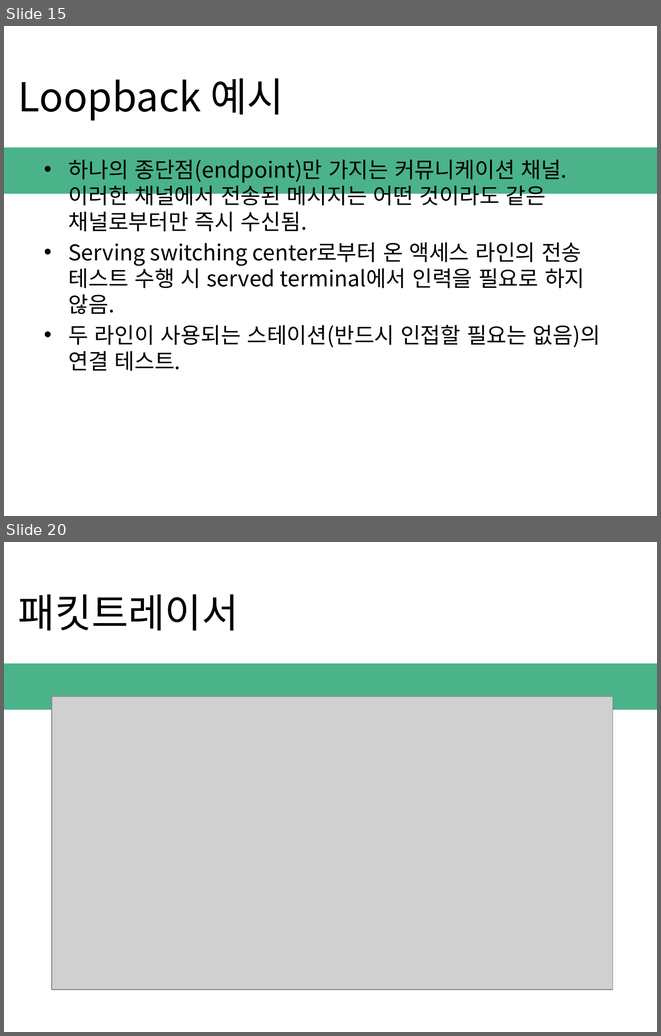
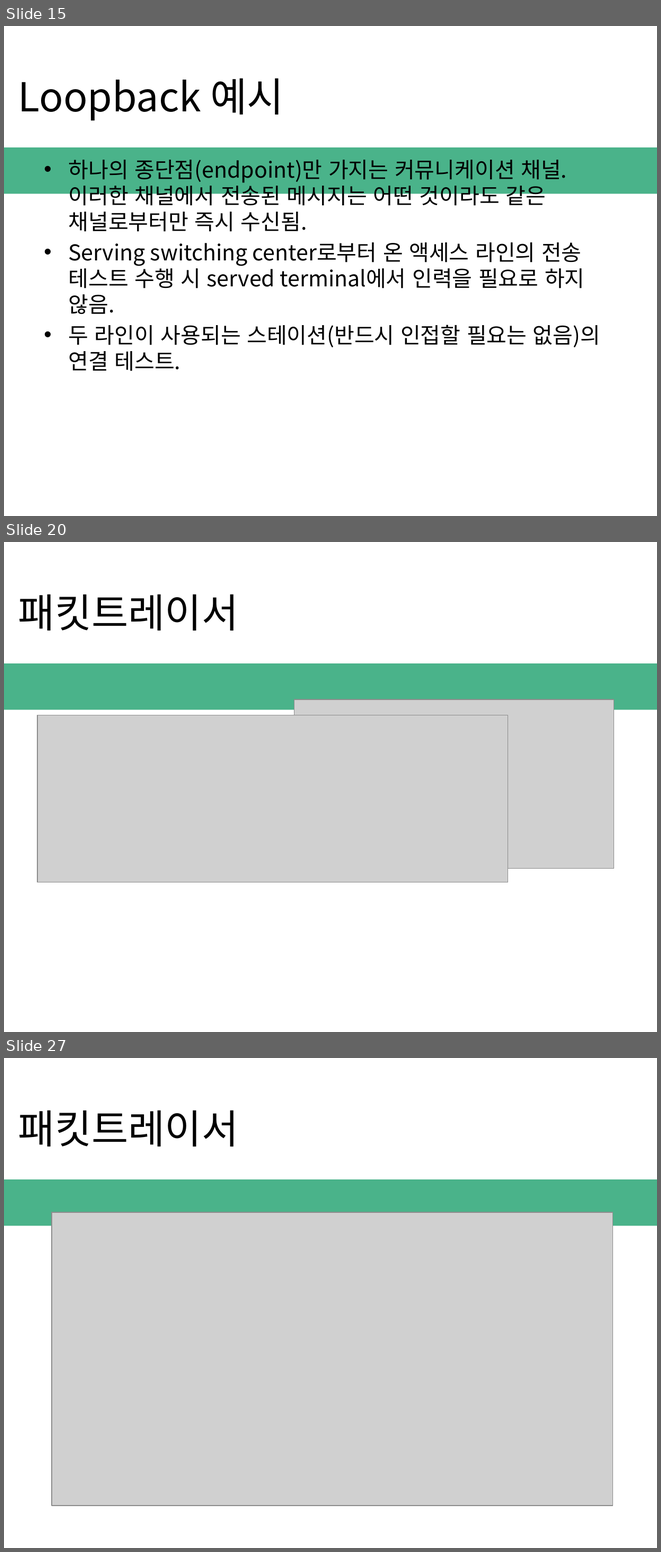
Before and after one commit to ExploitSori/Network_Basic, a slide deck: network interface.pptx. Shown one above the other, each under a label of ours: slides 15 and 20 before the commit, slides 15, 20 and 27 after it; the slides between them are not shown. The pictures are 661x1036 and 661x1552 pixels, drawn with LibreOffice and Linux fonts; fonts in the diff are those of the drawing; grey boxes stand for pictures; background and template pictures are left out. Boxes give left, top, right and bottom in pixels: in the first picture for what was removed or moved away, otherwise in the second. Text is boxed around its words. In the diff, an @@ line names an element or a change of style, - is before the commit and + after.

```diff
--- a/network interface.pptx
+++ b/network interface.pptx
@@ slide 20 added at [4,542,657,1032], background picture (left out); not listed: 1 template element that a slide beside it also shows @@
@@ title added at [18,594,239,631], 44 pt, text #000000 @@
+패킷트레이서
@@ picture added at [294,699,614,868] @@
@@ picture added at [37,715,508,882] @@
@@ what was slide 20 is now slide 27 @@
```
Also in this commit, not shown: 4 slides changed, 6 other slides added.
